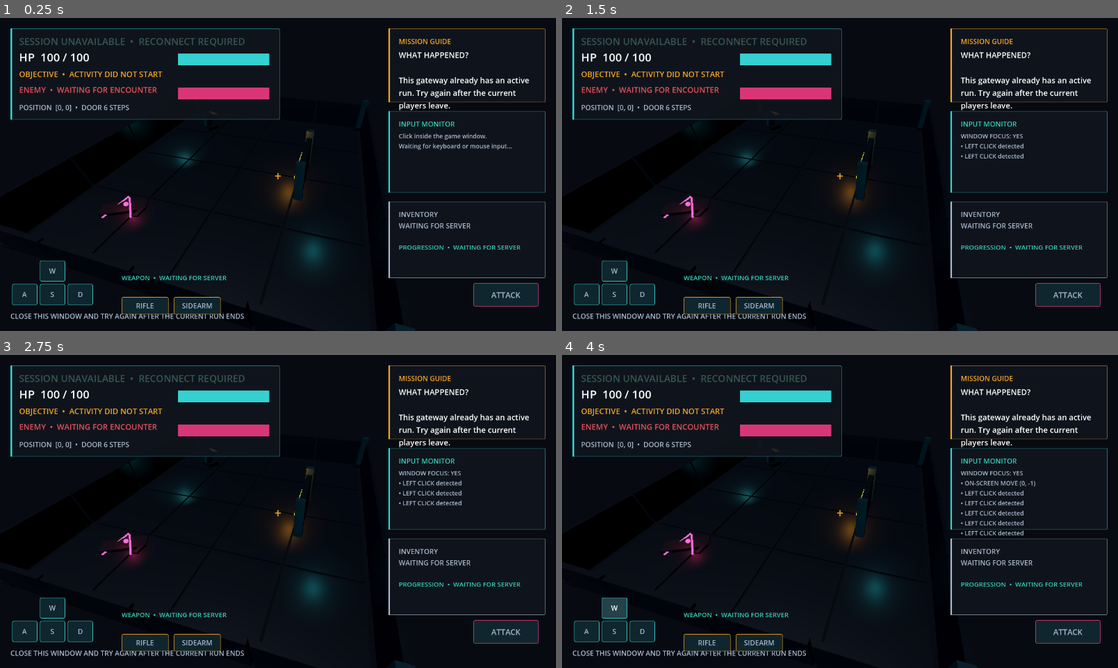
Above: before the commit, frames 1-4 (two rows, left to right).
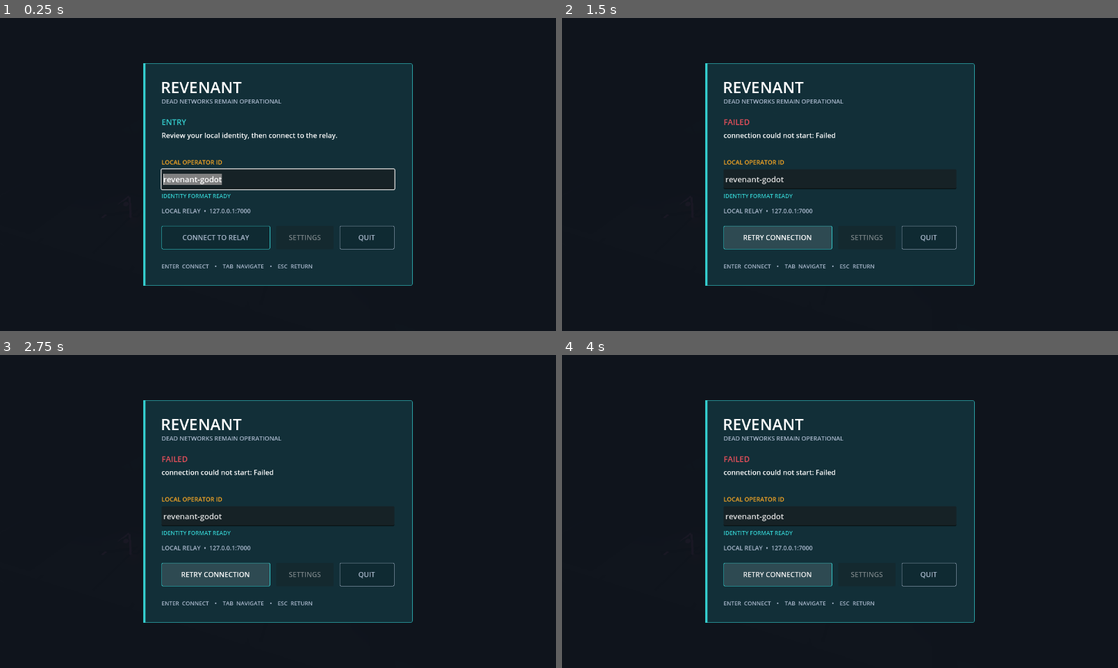
Above: after the commit, the same moments.

Repository: iangama/revenant
Game: Godot game, scene res://main.tscn
The game is run twice, just before and just after one commit, with the same random seed, the same clock (stepped at 60 frames per second) and the same inputs.
Inputs (mouse positions are in pixels of both pictures, inside the frame that each line leads up to):
- Up to frame 1 (0.25 s): no input
- Up to frame 2 (1.5 s): click (778, 237) at 0.5 s, where only the run after the commit has a clickable "CONNECT TO RELAY"; click (778, 237) at 1.25 s, where only the run after the commit has a clickable "RETRY CONNECTION"
- Up to frame 3 (2.75 s): click (216, 574) at 2 s, where only the run after the commit has a clickable "RETRY CONNECTION"
- Up to frame 4 (4 s): click (778, 574) at 2.75 s, where only the run after the commit has a clickable "RETRY CONNECTION"; click (612, 608) at 3.5 s, where only the run before the commit has a clickable "W"

The runs differ from the first frame. In frame 1, 40% of the frame differs, in the area x 0-99%, y 3-100%; in frame 2, 39%; in frame 3, 39%; in frame 4, 40%.

Commit message:
feat(client): add M22 entry shell

Diff:
--- a/client/game/main.gd
+++ b/client/game/main.gd
@@ -11,6 +11,7 @@
 const COMBAT_VFX_SCENE := preload("res://presentation/combat/combat_vfx.tscn")
 const OPERATOR_HUD_SCENE := preload("res://presentation/hud/operator_hud.tscn")
 const PRESENTATION_POLISH_SCENE := preload("res://presentation/polish/presentation_polish.tscn")
+const ENTRY_SHELL_SCENE := preload("res://presentation/entry/entry_shell.tscn")
 const M21_CAPTURE_FILENAMES := [
 	"01-relay-hub-overview.png",
 	"02-enemy-telegraphs.png",
@@ -60,14 +61,19 @@
 var _movement_buttons: Array[Button] = []
 var _attack_button: Button
 var _weapon_buttons: Array[Button] = []
+var _hud_canvas: CanvasLayer
+var _entry_shell: Control
+var _connection_started := false
 
 
 func _ready() -> void:
 	_build_playable_scene()
+	_build_entry_shell()
 	if OS.get_environment("REVENANT_VALIDATE_SLICE") == "1":
 		call_deferred("_validate_playable_slice")
 		return
-	call_deferred("_run_handshake")
+	if _should_auto_connect():
+		call_deferred("_begin_connection", _default_username())
 
 
 func _input(event: InputEvent) -> void:
@@ -82,12 +88,23 @@
 		_append_input_log("LEFT CLICK detected")
 
 
-func _run_handshake() -> void:
+func _begin_connection(username: String) -> void:
+	if _connection_started:
+		return
+	_connection_started = true
+	_peer = StreamPeerTCP.new()
+	_receive_buffer.clear()
 	var host := OS.get_environment("REVENANT_GAME_HOST")
 	if host.is_empty():
 		host = DEFAULT_HOST
 	var port_text := OS.get_environment("REVENANT_GAME_PORT")
 	var port := DEFAULT_PORT if port_text.is_empty() else int(port_text)
+	_entry_shell.call("configure_endpoint", host, port)
+	_set_connection_state("Connecting", "Opening a local relay connection to %s:%d." % [host, port])
+	call_deferred("_run_handshake", username, host, port)
+
+
+func _run_handshake(username: String, host: String, port: int) -> void:
 
 	var connect_error := _peer.connect_to_host(host, port)
 	if connect_error != OK:
@@ -103,6 +120,7 @@
 		_fail("connection to %s:%d timed out" % [host, port])
 		return
 
+	_set_connection_state("Negotiating", "Relay transport connected. Verifying Protocol V2 compatibility.")
 	var hello := {
 		"type": "ClientHello",
 		"protocol_version": PROTOCOL_VERSION,
@@ -126,7 +144,8 @@
 
 	print("handshake accepted by %s using protocol v%d" % [server_hello.get("server_name"), PROTOCOL_VERSION])
 
-	if not _send_message({"type": "AuthRequest", "username": "revenant-godot"}):
+	_set_connection_state("Authenticating", "Protocol accepted. Requesting the local Operator identity.")
+	if not _send_message({"type": "AuthRequest", "username": username}):
 		_fail("AuthRequest send failed")
 		return
 	var auth_response := await _receive_message(Time.get_ticks_msec() + 5000)
@@ -138,6 +157,7 @@
 		return
 	print("authenticated local account %s" % auth_response.get("account_id"))
 
+	_set_connection_state("Joining", "Identity accepted. Loading the server-owned character and relay state.")
 	if not _send_message({"type": "CharacterListRequest"}):
 		_fail("CharacterListRequest send failed")
 		return
@@ -179,6 +199,9 @@
 		_fail("expected EquipmentSnapshot")
 		return
 	_apply_equipment_snapshot(equipment_snapshot)
+	_set_connection_state("Waiting", "Relay joined. Waiting for the server to begin the activity.")
+	_entry_shell.call("dismiss")
+	_hud_canvas.visible = true
 	_status_label.text = "CONNECTED  •  RELAY-HUB"
 	_controls_label.text = "WAITING FOR THE RELAY ACTIVITY..."
 	_set_guidance("GETTING READY", "The server is preparing your encounter. This should take only a moment.")
@@ -191,6 +214,8 @@
 		_fail("expected active initial objective")
 		return
 	print("activity %s started with objective %s" % [activity.get("activity_id"), initial_objective.get("objective_id")])
+	_set_connection_state("Playing", "Authoritative activity state received.")
+	_entry_shell.call("dismiss")
 	_update_objective_hud(initial_objective)
 
 	var enemy_id := 0
@@ -702,6 +727,7 @@
 	var canvas := CanvasLayer.new()
 	canvas.name = "HUD"
 	add_child(canvas)
+	_hud_canvas = canvas
 	_hud_frame = OPERATOR_HUD_SCENE.instantiate()
 	canvas.add_child(_hud_frame)
 	_hud_frame.call("add_panel", Rect2(24, 24, 620, 210), "OPERATOR TELEMETRY", Color("35d0d0"))
@@ -750,6 +776,18 @@
 	canvas.add_child(_attack_button)
 	_create_weapon_button(canvas, "RIFLE", "pulse_rifle", Vector2(280, 642))
 	_create_weapon_button(canvas, "SIDEARM", "arc_sidearm", Vector2(400, 642))
+	_hud_canvas.visible = false
+
+
+func _build_entry_shell() -> void:
+	var canvas := CanvasLayer.new()
+	canvas.name = "Entry"
+	canvas.layer = 10
+	add_child(canvas)
+	_entry_shell = ENTRY_SHELL_SCENE.instantiate()
+	canvas.add_child(_entry_shell)
+	_entry_shell.call("configure_endpoint", _connection_host(), _connection_port())
+	_entry_shell.connect("connect_requested", _begin_connection)
 
 
 func _hud_label(parent: Node, position: Vector2, size: int, color: Color, text: String) -> Label:
@@ -885,6 +923,42 @@
 
 
 func _validate_playable_slice() -> void:
+	var entry_state: Dictionary = _entry_shell.call("presentation_state")
+	if (
+		entry_state.get("state") != "Entry"
+		or not entry_state.get("username_valid", false)
+		or not entry_state.get("connect_enabled", false)
+		or not entry_state.get("mouse_captured", false)
+		or not _entry_shell.call("is_username_valid", "Echo.Runner-1")
+		or _entry_shell.call("is_username_valid", "bad user")
+		or _entry_shell.call("is_username_valid", "")
+	):
+		_fail("M22 entry shell does not expose a safe explicit connection state")
+		get_tree().quit(1)
+		return
+	var entry_capture_path := OS.get_environment("REVENANT_CAPTURE_M22_ENTRY")
+	if not entry_capture_path.is_empty():
+		await get_tree().process_frame
+		await get_tree().process_frame
+		var entry_capture_error := await _save_review_capture(entry_capture_path)
+		if entry_capture_error != OK:
+			_fail("M22 entry shell validation capture could not be saved")
+			get_tree().quit(1)
+			return
+	_entry_shell.call("set_connection_state", "Connecting", "Validation")
+	entry_state = _entry_shell.call("presentation_state")
+	if entry_state.get("state") != "Connecting" or entry_state.get("connect_enabled", true):
+		_fail("M22 entry shell does not prevent duplicate connection actions")
+		get_tree().quit(1)
+		return
+	_entry_shell.call("show_failure", "Validation failure")
+	entry_state = _entry_shell.call("presentation_state")
+	if entry_state.get("state") != "Failed" or not entry_state.get("connect_enabled", false):
+		_fail("M22 entry shell does not provide a keyboard-reachable retry state")
+		get_tree().quit(1)
+		return
+	_entry_shell.call("dismiss")
+	_hud_canvas.visible = true
 	var required_actions := ["move_forward", "move_back", "move_left", "move_right", "attack"]
 	for action in required_actions:
 		if not InputMap.has_action(action):
@@ -1120,6 +1194,7 @@
 	print("M21 Operator HUD validated: complete M17-M20 state, semantic hierarchy and redundant health feedback are ready")
 	print("M21 presentation polish validated: consistent confirmed feedback and bounded scene budgets are ready")
 	print("M21 presentation captures validated: reproducible overview, telegraph and combat shots are ready")
+	print("M22 entry shell validated: explicit connection, safe identity, focus and retry states are ready")
 	get_tree().quit(0)
 
 
@@ -1244,6 +1319,10 @@
 
 func _fail(message: String) -> void:
 	push_error("Revenant handshake failed: %s" % message)
+	_connection_started = false
+	if _entry_shell != null and not _should_exit_after_flow():
+		_hud_canvas.visible = false
+		_entry_shell.call("show_failure", message)
 	if _status_label != null:
 		_status_label.text = "SESSION UNAVAILABLE  •  RECONNECT REQUIRED"
 		_status_label.modulate = Color("ff6b6b")
@@ -1259,3 +1338,27 @@
 
 func _should_exit_after_flow() -> bool:
 	return OS.get_environment("REVENANT_EXIT_AFTER_FLOW") == "1"
+
+
+func _should_auto_connect() -> bool:
+	return _should_exit_after_flow() or OS.get_environment("REVENANT_VALIDATE_MANUAL_FLOW") == "1"
+
+
+func _default_username() -> String:
+	var username := OS.get_environment("REVENANT_GAME_USERNAME")
+	return "revenant-godot" if username.is_empty() else username
+
+
+func _connection_host() -> String:
+	var host := OS.get_environment("REVENANT_GAME_HOST")
+	return DEFAULT_HOST if host.is_empty() else host
+
+
+func _connection_port() -> int:
+	var port_text := OS.get_environment("REVENANT_GAME_PORT")
+	return DEFAULT_PORT if port_text.is_empty() else int(port_text)
+
+
+func _set_connection_state(state: String, detail: String) -> void:
+	if _entry_shell != null:
+		_entry_shell.call("set_connection_state", state, detail)
--- /dev/null
+++ b/client/game/presentation/entry/entry_shell.gd
@@ -0,0 +1,226 @@
+extends Control
+
+signal connect_requested(username: String)
+
+const GRAPHITE := Color("10151d")
+const BLUE_PETROL := Color("12313a")
+const CYAN := Color("35d0d0")
+const AMBER := Color("f5a524")
+const DAMAGE_RED := Color("e8505b")
+const NEUTRAL := Color("a9b8cc")
+const MAX_USERNAME_LENGTH := 32
+
+var _state := "Entry"
+var _endpoint := "127.0.0.1:7000"
+var _panel: Panel
+var _username: LineEdit
+var _endpoint_label: Label
+var _state_label: Label
+var _detail_label: Label
+var _validation_label: Label
+var _connect_button: Button
+var _settings_button: Button
+var _quit_button: Button
+
+
+func _ready() -> void:
+	set_anchors_and_offsets_preset(Control.PRESET_FULL_RECT)
+	mouse_filter = Control.MOUSE_FILTER_STOP
+	_build_shell()
+	show_entry("revenant-godot")
+
+
+func configure_endpoint(host: String, port: int) -> void:
+	_endpoint = "%s:%d" % [host, port]
+	if _endpoint_label != null:
+		_endpoint_label.text = "LOCAL RELAY  •  %s" % _endpoint
+
+
+func show_entry(username: String) -> void:
+	visible = true
+	_username.text = username
+	_set_state("Entry", "Review your local identity, then connect to the relay.", false)
+	_validate_username()
+	_username.grab_focus()
+	_username.select_all()
+
+
+func set_connection_state(state: String, detail: String) -> void:
+	visible = true
+	_set_state(state, detail, true)
+
+
+func show_failure(detail: String) -> void:
+	visible = true
+	_set_state("Failed", detail, false)
+	_connect_button.text = "RETRY CONNECTION"
+	_connect_button.grab_focus()
+
+
+func dismiss() -> void:
+	visible = false
+
+
+func is_username_valid(username: String) -> bool:
+	if username.is_empty() or username.length() > MAX_USERNAME_LENGTH:
+		return false
+	for character in username:
+		if not (
+			character.to_ascii_buffer()[0] >= 48 and character.to_ascii_buffer()[0] <= 57
+			or character.to_ascii_buffer()[0] >= 65 and character.to_ascii_buffer()[0] <= 90
+			or character.to_ascii_buffer()[0] >= 97 and character.to_ascii_buffer()[0] <= 122
+			or character in ["_", ".", "-"]
+		):
+			return false
+	return true
+
+
+func presentation_state() -> Dictionary:
+	return {
+		"state": _state,
+		"endpoint": _endpoint,
+		"username": _username.text,
+		"username_valid": is_username_valid(_username.text),
+		"connect_enabled": not _connect_button.disabled,
+		"connect_text": _connect_button.text,
+		"settings_enabled": not _settings_button.disabled,
+		"quit_enabled": not _quit_button.disabled,
+		"focus_owner": get_viewport().gui_get_focus_owner().name if get_viewport().gui_get_focus_owner() != null else "",
+		"mouse_captured": mouse_filter == Control.MOUSE_FILTER_STOP,
+	}
+
+
+func _build_shell() -> void:
+	var backdrop := ColorRect.new()
+	backdrop.name = "Backdrop"
+	backdrop.set_anchors_and_offsets_preset(Control.PRESET_FULL_RECT)
+	backdrop.color = Color(GRAPHITE, 0.96)
+	backdrop.mouse_filter = Control.MOUSE_FILTER_STOP
+	add_child(backdrop)
+
+	_panel = Panel.new()
+	_panel.name = "EntryPanel"
+	_panel.position = Vector2(330, 104)
+	_panel.size = Vector2(620, 512)
+	var panel_style := StyleBoxFlat.new()
+	panel_style.bg_color = Color(BLUE_PETROL, 0.94)
+	panel_style.border_color = Color(CYAN, 0.82)
+	panel_style.set_border_width_all(1)
+	panel_style.set_corner_radius_all(4)
+	_panel.add_theme_stylebox_override("panel", panel_style)
+	add_child(_panel)
+
+	var rail := ColorRect.new()
+	rail.name = "IntegrityRail"
+	rail.position = Vector2(0, 0)
+	rail.size = Vector2(5, 512)
+	rail.color = CYAN
+	rail.mouse_filter = Control.MOUSE_FILTER_IGNORE
+	_panel.add_child(rail)
+
+	_add_label("REVENANT", Vector2(40, 30), 36, Color.WHITE)
+	_add_label("DEAD NETWORKS REMAIN OPERATIONAL", Vector2(42, 78), 14, NEUTRAL)
+	_state_label = _add_label("ENTRY", Vector2(42, 122), 18, CYAN)
+	_detail_label = _add_label("", Vector2(42, 154), 16, Color.WHITE)
+	_detail_label.size = Vector2(536, 48)
+	_detail_label.autowrap_mode = TextServer.AUTOWRAP_WORD_SMART
+
+	_add_label("LOCAL OPERATOR ID", Vector2(42, 218), 14, AMBER)
+	_username = LineEdit.new()
+	_username.name = "Username"
+	_username.position = Vector2(42, 244)
+	_username.size = Vector2(536, 46)
+	_username.max_length = MAX_USERNAME_LENGTH
+	_username.placeholder_text = "1-32 letters, digits, _, . or -"
+	_username.add_theme_font_size_override("font_size", 18)
+	_username.text_changed.connect(_on_username_changed)
+	_username.text_submitted.connect(_on_username_submitted)
+	_panel.add_child(_username)
+
+	_validation_label = _add_label("", Vector2(42, 296), 13, NEUTRAL)
+	_endpoint_label = _add_label("LOCAL RELAY  •  %s" % _endpoint, Vector2(42, 330), 14, NEUTRAL)
+
+	_connect_button = _make_button("CONNECT TO RELAY", "Connect", Vector2(42, 374), Vector2(250, 54), CYAN)
+	_connect_button.pressed.connect(_request_connection)
+	_settings_button = _make_button("SETTINGS", "Settings", Vector2(306, 374), Vector2(132, 54), AMBER)
+	_settings_button.disabled = true
+	_settings_button.tooltip_text = "Settings arrive in M22 Block 3."
+	_quit_button = _make_button("QUIT", "Quit", Vector2(452, 374), Vector2(126, 54), NEUTRAL)
+	_quit_button.pressed.connect(get_tree().quit)
+
+	_add_label("ENTER  CONNECT    •    TAB  NAVIGATE    •    ESC  RETURN", Vector2(42, 458), 13, NEUTRAL)
+	_connect_button.focus_neighbor_left = _username.get_path()
+	_connect_button.focus_neighbor_top = _username.get_path()
+	_quit_button.focus_neighbor_right = _username.get_path()
+
+
+func _add_label(text: String, position: Vector2, font_size: int, color: Color) -> Label:
+	var label := Label.new()
+	label.text = text
+	label.position = position
+	label.add_theme_font_size_override("font_size", font_size)
+	label.add_theme_color_override("font_color", color)
+	label.mouse_filter = Control.MOUSE_FILTER_IGNORE
+	_panel.add_child(label)
+	return label
+
+
+func _make_button(text: String, name: String, position: Vector2, size: Vector2, accent: Color) -> Button:
+	var button := Button.new()
+	button.name = name
+	button.text = text
+	button.position = position
+	button.size = size
+	button.add_theme_font_size_override("font_size", 16)
+	button.add_theme_color_override("font_color", NEUTRAL)
+	button.add_theme_color_override("font_hover_color", Color.WHITE)
+	button.add_theme_color_override("font_pressed_color", GRAPHITE)
+	button.add_theme_stylebox_override("normal", _button_style(BLUE_PETROL.darkened(0.18), accent, 0.72))
+	button.add_theme_stylebox_override("hover", _button_style(BLUE_PETROL.lightened(0.08), accent, 1.0))
+	button.add_theme_stylebox_override("pressed", _button_style(accent, accent, 1.0))
+	button.add_theme_stylebox_override("focus", _button_style(BLUE_PETROL.lightened(0.12), accent, 1.0))
+	_panel.add_child(button)
+	return button
+
+
+func _button_style(background: Color, border: Color, opacity: float) -> StyleBoxFlat:
+	var style := StyleBoxFlat.new()
+	style.bg_color = Color(background, opacity)
+	style.border_color = border
+	style.set_border_width_all(1)
+	style.set_corner_radius_all(3)
+	return style
+
+
+func _set_state(state: String, detail: String, busy: bool) -> void:
+	_state = state
+	_state_label.text = state.to_upper()
+	_state_label.add_theme_color_override("font_color", DAMAGE_RED if state == "Failed" else CYAN)
+	_detail_label.text = detail
+	_username.editable = not busy
+	_connect_button.disabled = busy or not is_username_valid(_username.text)
+	_connect_button.text = "CONNECTING..." if busy else ("RETRY CONNECTION" if state == "Failed" else "CONNECT TO RELAY")
+	_quit_button.disabled = false
+
+
+func _validate_username() -> void:
+	var valid := is_username_valid(_username.text)
+	_validation_label.text = "IDENTITY FORMAT READY" if valid else "USE 1-32 ASCII LETTERS, DIGITS, _, . OR -"
+	_validation_label.add_theme_color_override("font_color", CYAN if valid else DAMAGE_RED)
+	_connect_button.disabled = not valid or _state not in ["Entry", "Failed"]
+
+
+func _on_username_changed(_value: String) -> void:
+	_validate_username()
+
+
+func _on_username_submitted(_value: String) -> void:
+	if not _connect_button.disabled:
+		_request_connection()
+
+
+func _request_connection() -> void:
+	if not is_username_valid(_username.text):
+		_validate_username()
+		return
+	connect_requested.emit(_username.text)
--- /dev/null
+++ b/client/game/presentation/entry/entry_shell.tscn
@@ -0,0 +1,13 @@
+[gd_scene load_steps=2 format=3]
+
+[ext_resource path="res://presentation/entry/entry_shell.gd" type="Script" id="1"]
+
+[node name="EntryShell" type="Control"]
+layout_mode = 3
+anchors_preset = 15
+anchor_right = 1.0
+anchor_bottom = 1.0
+grow_horizontal = 2
+grow_vertical = 2
+mouse_filter = 0
+script = ExtResource("1")
Not shown, changed: docs/milestones/M22-player-experience-audio-slice.md
Not shown, changed: tests/smoke.sh
